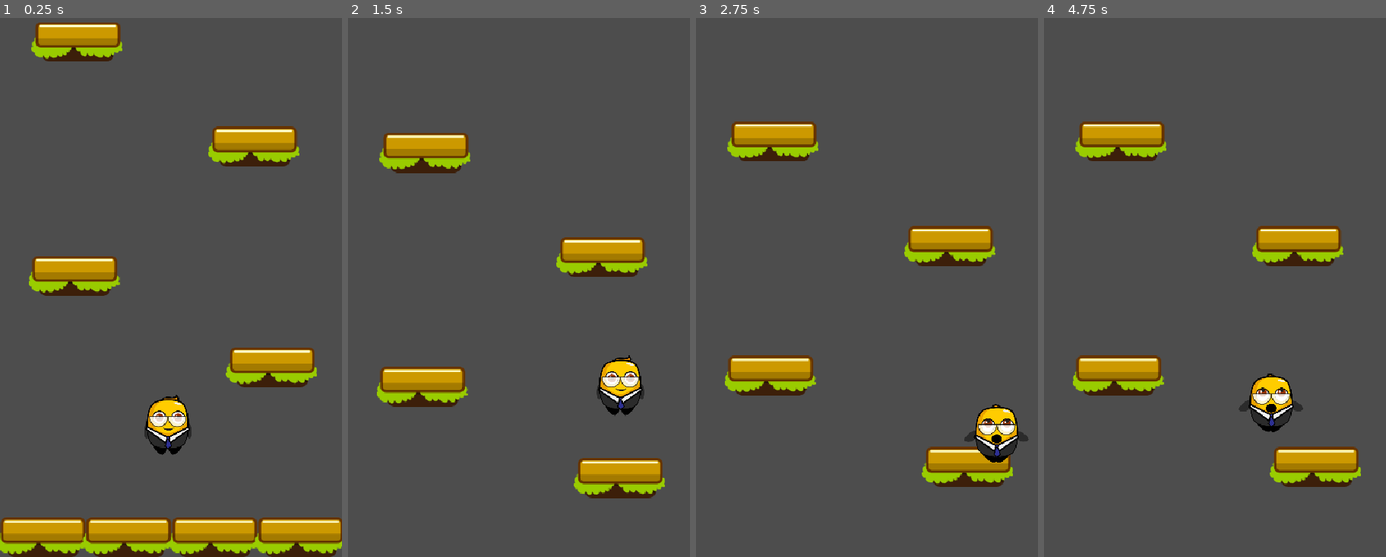
Above: before the commit, frames 1-4 (left to right).
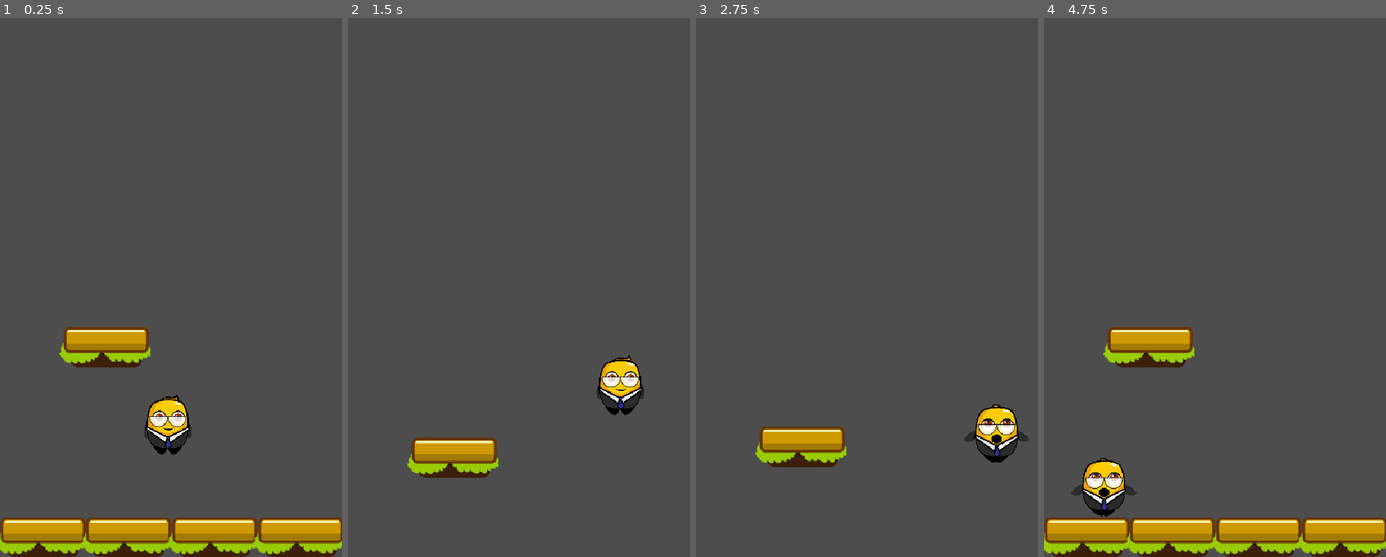
Above: after the commit, the same moments.

Repository: Pablo-gitub/jumper-jam
Game: Godot game, scene res://scenes/game.tscn
Same seed, same stepped clock (60 frames per second), same inputs: the game is played once before the commit and once after it.
Inputs:
- Up to frame 1 (0.25 s): no input
- Up to frame 2 (1.5 s): hold D (move_right) 0.53-1.28 s; hold A (move_left) from 1.28 s (still down)
- Up to frame 3 (2.75 s): release A (move_left) at 2.03 s; hold D (move_right) from 2.03 s (still down)
- Up to frame 4 (4.75 s): release D (move_right) at 3.53 s; hold A (move_left) from 3.53 s (still down); tap R (reset, bound only after the commit) at 4.15 s

The runs differ from the first frame. In frame 1, 9.0% of the frame differs, in the area x 8-93%, y 0-98%; in frame 2, 9.1%; in frame 3, 8.9%; in frame 4, 18%, in the area x 0-100%, y 19-100%.

Commit message:
Create platform function

Diff:
--- a/project.godot
+++ b/project.godot
@@ -37,6 +37,16 @@
 , Object(InputEventKey,"resource_local_to_scene":false,"resource_name":"","device":-1,"window_id":0,"alt_pressed":false …(186 unchanged characters)…
 ]
 }
+quit={
+"deadzone": 0.5,
+"events": [Object(InputEventKey,"resource_local_to_scene":false,"resource_name":"","device":0,"window_id":0,"alt_pressed":false,"shift_pressed":false,"ctrl_pressed":false,"meta_pressed":false,"pressed":false,"keycode":0,"physical_keycode":4194305,"key_label":0,"unicode":0,"location":0,"echo":false,"script":null)
+]
+}
+reset={
+"deadzone": 0.5,
+"events": [Object(InputEventKey,"resource_local_to_scene":false,"resource_name":"","device":-1,"window_id":0,"alt_pressed":false,"shift_pressed":false,"ctrl_pressed":false,"meta_pressed":false,"pressed":false,"keycode":0,"physical_keycode":82,"key_label":0,"unicode":114,"location":0,"echo":false,"script":null)
+]
+}
 
 [input_devices]
 
--- a/scenes/game.tscn
+++ b/scenes/game.tscn
@@ -11,25 +11,15 @@
 z_index = 100
 position = Vector2(1, 32)
 
-[node name="Platform" parent="." instance=ExtResource("3_lbhrr")]
+[node name="PlatformParent" type="Node2D" parent="."]
 
-[node name="Platform3" parent="." instance=ExtResource("3_lbhrr")]
+[node name="Platform" parent="PlatformParent" instance=ExtResource("3_lbhrr")]
+
+[node name="Platform2" parent="PlatformParent" instance=ExtResource("3_lbhrr")]
+position = Vector2(135, 0)
+
+[node name="Platform3" parent="PlatformParent" instance=ExtResource("3_lbhrr")]
 position = Vector2(271, 0)
 
-[node name="Platform4" parent="." instance=ExtResource("3_lbhrr")]
+[node name="Platform4" parent="PlatformParent" instance=ExtResource("3_lbhrr")]
 position = Vector2(407, 0)
-
-[node name="Platform5" parent="." instance=ExtResource("3_lbhrr")]
-position = Vector2(362, -268)
-
-[node name="Platform6" parent="." instance=ExtResource("3_lbhrr")]
-position = Vector2(50, -412)
-
-[node name="Platform2" parent="." instance=ExtResource("3_lbhrr")]
-position = Vector2(135, 0)
-
-[node name="Platform7" parent="." instance=ExtResource("3_lbhrr")]
-position = Vector2(334, -616)
-
-[node name="Platform8" parent="." instance=ExtResource("3_lbhrr")]
-position = Vector2(55, -781)
--- a/scripts/game.gd
+++ b/scripts/game.gd
@@ -1,12 +1,24 @@
 extends Node2D
 
+@onready var platform_parent = $PlatformParent
 var camera_scene = preload("res://scenes/game_camera.tscn")
+var platform_scene = preload("res://scenes/platform.tscn")
 var camera = null
 
 func _ready() -> void:
 	camera = camera_scene.instantiate()
 	camera.setup_camera($Player)
 	add_child(camera)
+	create_platform(Vector2(100, -300))
 
 func _process(delta: float) -> void:
-	pass
+	if Input.is_action_just_pressed("quit"):
+		get_tree().quit()
+	if Input.is_action_just_pressed("reset"):
+		get_tree().reload_current_scene()
+
+func create_platform(location: Vector2):
+	var platform = platform_scene.instantiate()
+	platform.global_position = location
+	platform_parent.add_child(platform)
+	return platform
